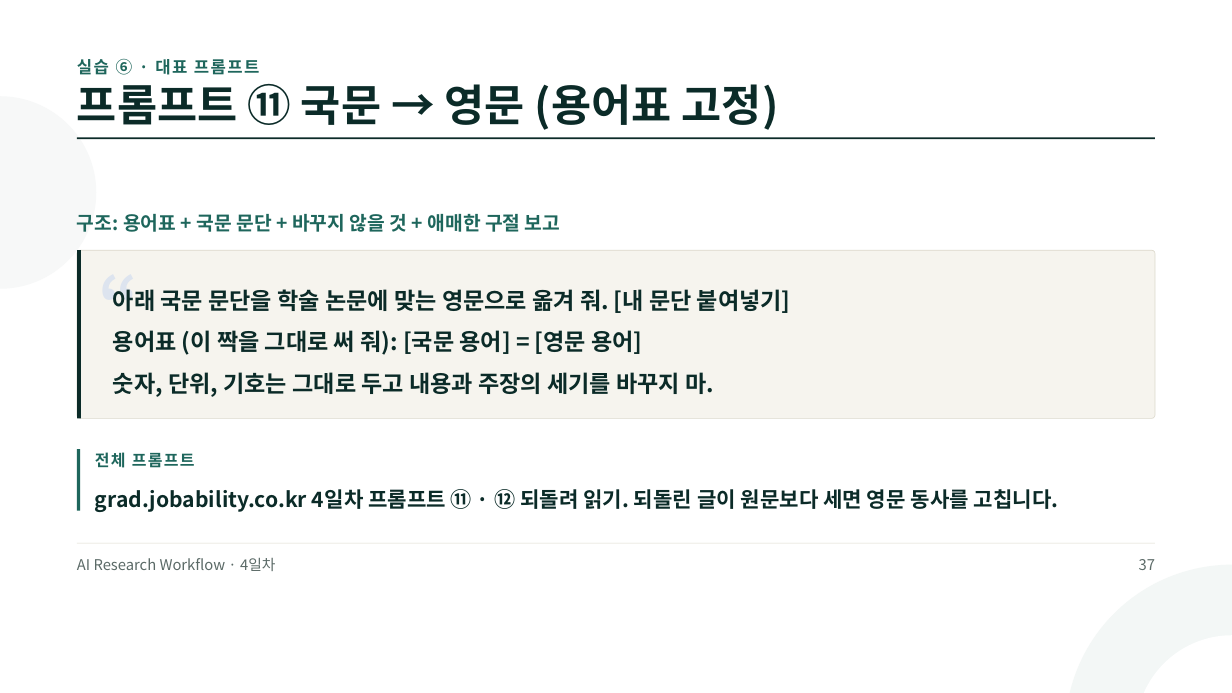
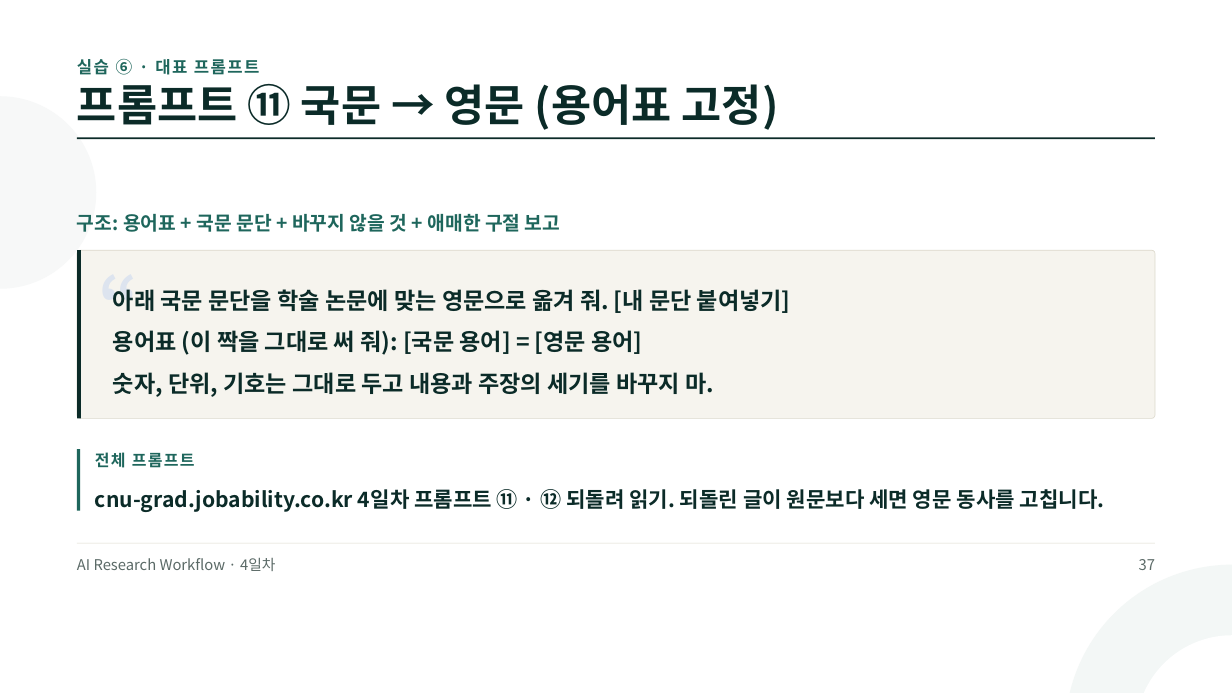
Before and after one commit to jungaistar/materials, a slide deck: slide 37 of grad/grad_day4.pptx. Drawn at 1232x693 pixels with LibreOffice and Linux fonts; fonts in the diff are those of the drawing. Boxes give left, top, right and bottom in pixels: in the first picture for what was removed or moved away, otherwise in the second. Text is boxed around its words. In the diff, an @@ line names an element or a change of style, - is before the commit and + after.

Commit message:
grad 강의 PT 3~5일차 갱신

```diff
--- a/grad/grad_day4.pptx
+++ b/grad/grad_day4.pptx
@@ text at (95, 489, 1105, 512): text changed @@
-grad.jobability.co.kr 4일차 프롬프트 ⑪ · ⑫ 되돌려 읽기. 되돌린 글이 원문보다 세면 영문 동사를 고칩니다.
+cnu-grad.jobability.co.kr 4일차 프롬프트 ⑪ · ⑫ 되돌려 읽기. 되돌린 글이 원문보다 세면 영문 동사를 고칩니다.
```
Also in this commit, not shown: 7 other slides changed, 5 other files.
